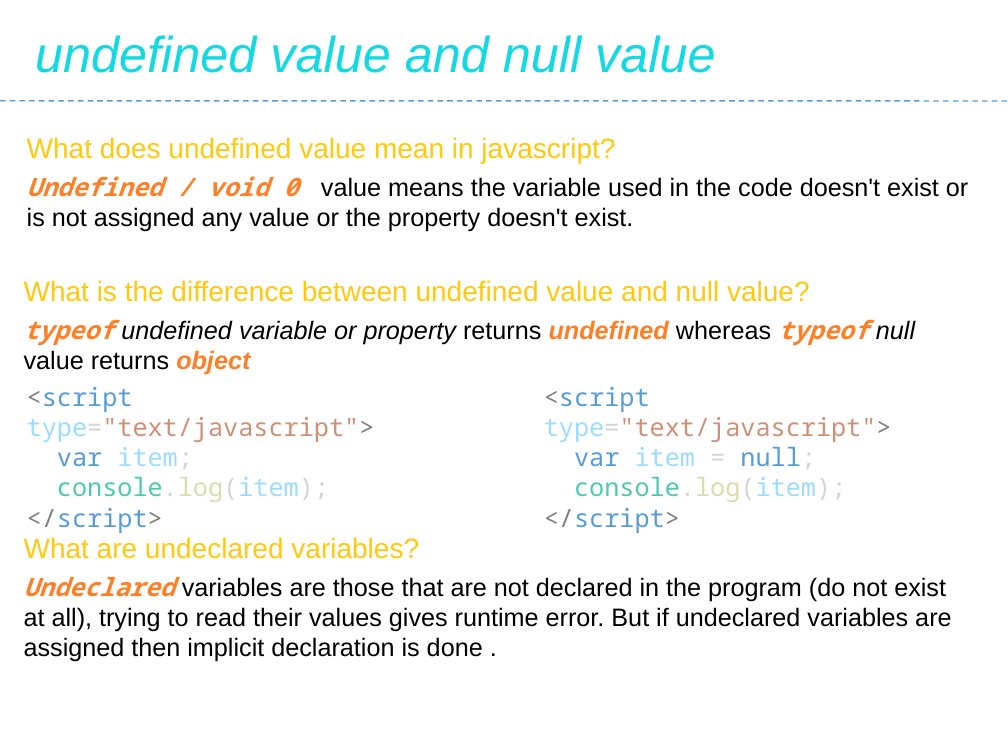
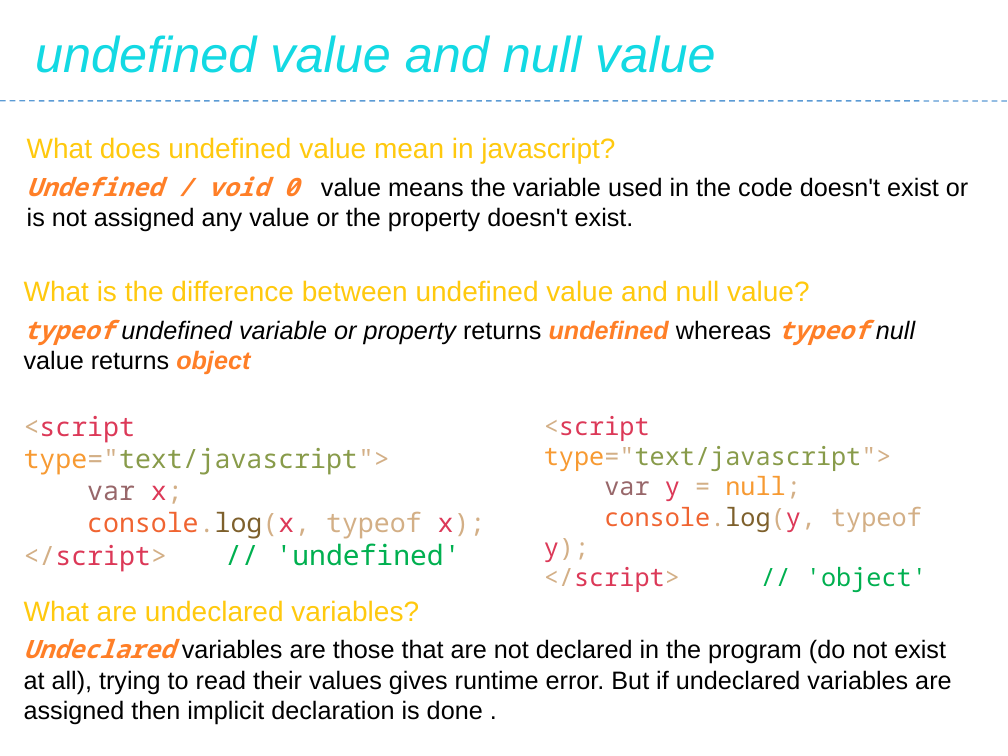
Before and after one commit to Saleel-Bagde/PPT-s, a slide deck: slide 28 of JavaScript.pptx. Drawn at 1008x756 pixels with LibreOffice and Linux fonts; fonts in the diff are those of the drawing. Boxes give left, top, right and bottom in pixels: in the first picture for what was removed or moved away, otherwise in the second. Text is boxed around its words. In the diff, an @@ line names an element or a change of style, - is before the commit and + after.

```diff
--- a/JavaScript.pptx
+++ b/JavaScript.pptx
@@ text "<script type="text/javascript">": place and size @@
-text "<script type="text/javascript">" at [27,387,375,502]
+text "<script type="text/javascript">" at [24,416,486,572]
@@ text at [24,416,390,475]: size 18 to 19 pt, text colour #808080 to #D3AF86 in "<script type="text/javascript">"; text colour #569CD6 to #DC3958 in "<script"; text colour #9CDCFE to #F79A32, text colour #D4D4D4 to #D3AF86, text colour #CE9178 to #D3AF86, text colour #CE9178 to #889B4A in "type="text/javascript">" @@
@@ text "<script type="text/javascript">": place and size @@
-text "<script type="text/javascript">" at [544,387,892,502]
+text "<script type="text/javascript">" at [544,416,927,592]
@@ text at [544,416,892,471]: text colour #808080 to #D3AF86 in "<script type="text/javascript">"; text colour #569CD6 to #DC3958 in "<script"; text colour #9CDCFE to #F79A32, text colour #D4D4D4 to #D3AF86, text colour #CE9178 to #D3AF86, text colour #CE9178 to #889B4A in "type="text/javascript">" @@
@@ text at [544,476,927,592]: text changed; text colour #569CD6 to #D3AF86 @@
-var item = null;
-console.log(item);
-</script>
+var y = null;
+console.log(y, typeof y);
+</script> // 'object'
@@ text at [24,485,486,572]: text changed; size 18 to 19 pt; text colour #569CD6 to #D3AF86 @@
-var item;
-console.log(item);
-</script>
+var x;
+console.log(x, typeof x);
+</script> // 'undefined'
@@ text "What are undeclared variables?": place and size @@
-text "What are undeclared variables?" at [24,537,951,662]
+text "What are undeclared variables?" at [24,600,951,724]
```
Also in this commit, not shown: 3 other slides changed.
